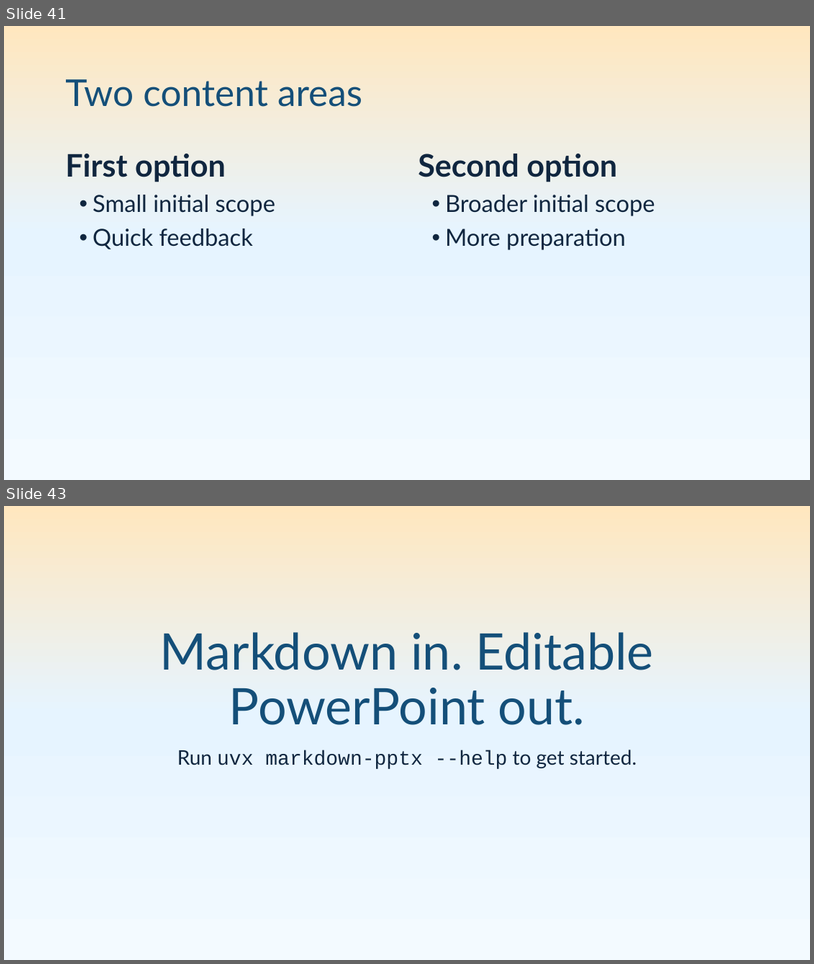
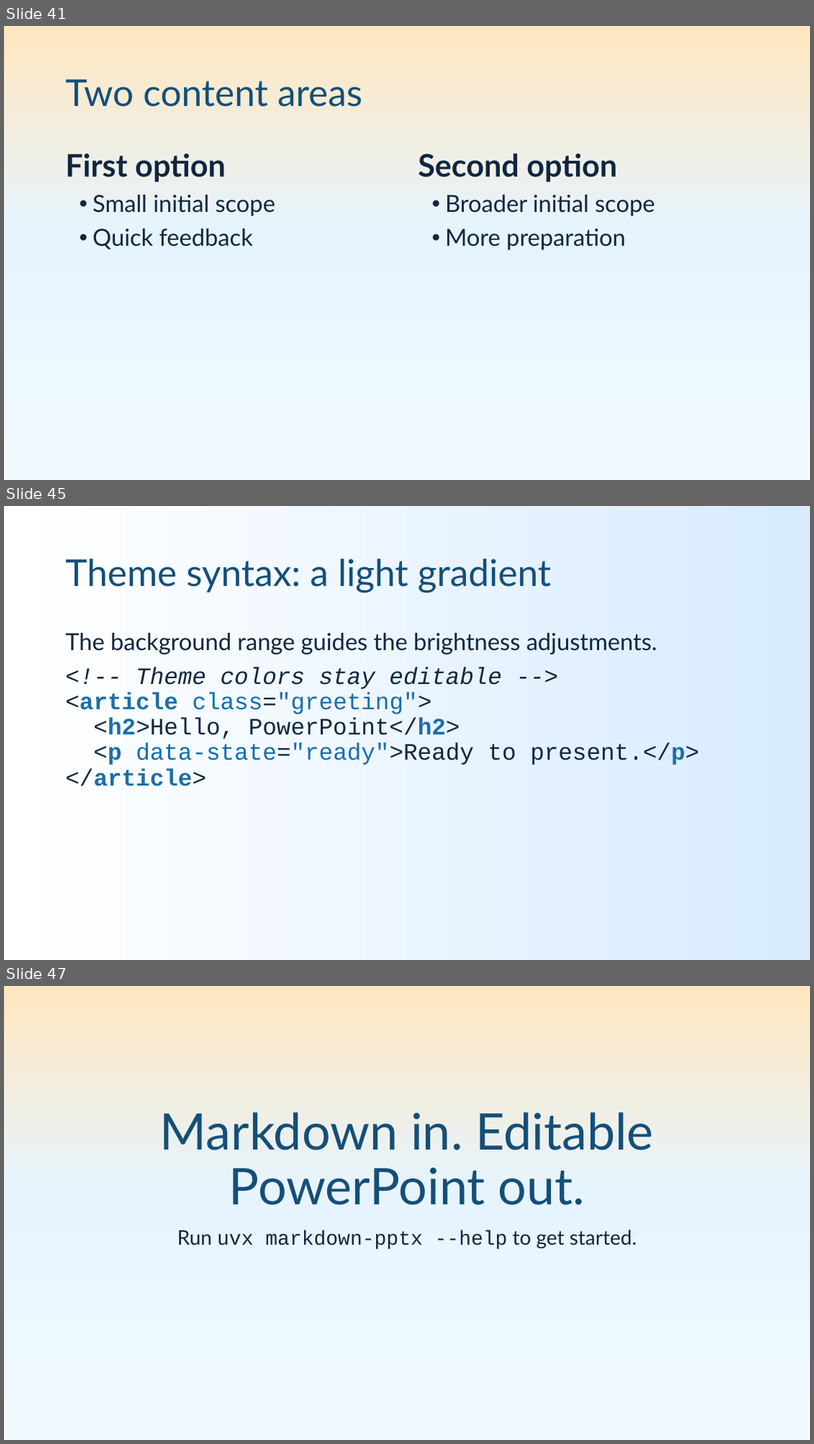
Before and after one commit to pseudosavant/markdown-pptx, a slide deck: sample/showcase.pptx. Shown one above the other, each under a label of ours: slides 41 and 43 before the commit, slides 41, 45 and 47 after it; the slides between them are not shown. The pictures are 814x964 and 814x1444 pixels, drawn with LibreOffice and Linux fonts; fonts in the diff are those of the drawing. Boxes give left, top, right and bottom in pixels: in the first picture for what was removed or moved away, otherwise in the second. Text is boxed around its words. In the diff, an @@ line names an element or a change of style, - is before the commit and + after.

Commit message:
Add optional theme syntax colors with contrast analysis

```diff
--- a/sample/showcase.pptx
+++ b/sample/showcase.pptx
@@ slide 45 added at [4, 506, 810, 960], background gradient #FFFFFF to #D8EBFF @@
@@ title added at [65, 559, 551, 592], 44 pt, text #144F79 @@
+Theme syntax: a light gradient
@@ text added at [65, 633, 700, 786], 28 pt, text #10263F @@
+The background range guides the brightness adjustments.
+<!-- Theme colors stay editable -->
+<article class="greeting">
+<h2>Hello, PowerPoint</h2>
+<p data-state="ready">Ready to present.</p>
+</article>
@@ what was slide 43 is now slide 47 @@
```
Also in this commit, not shown: 3 other slides added, 16 other files.
